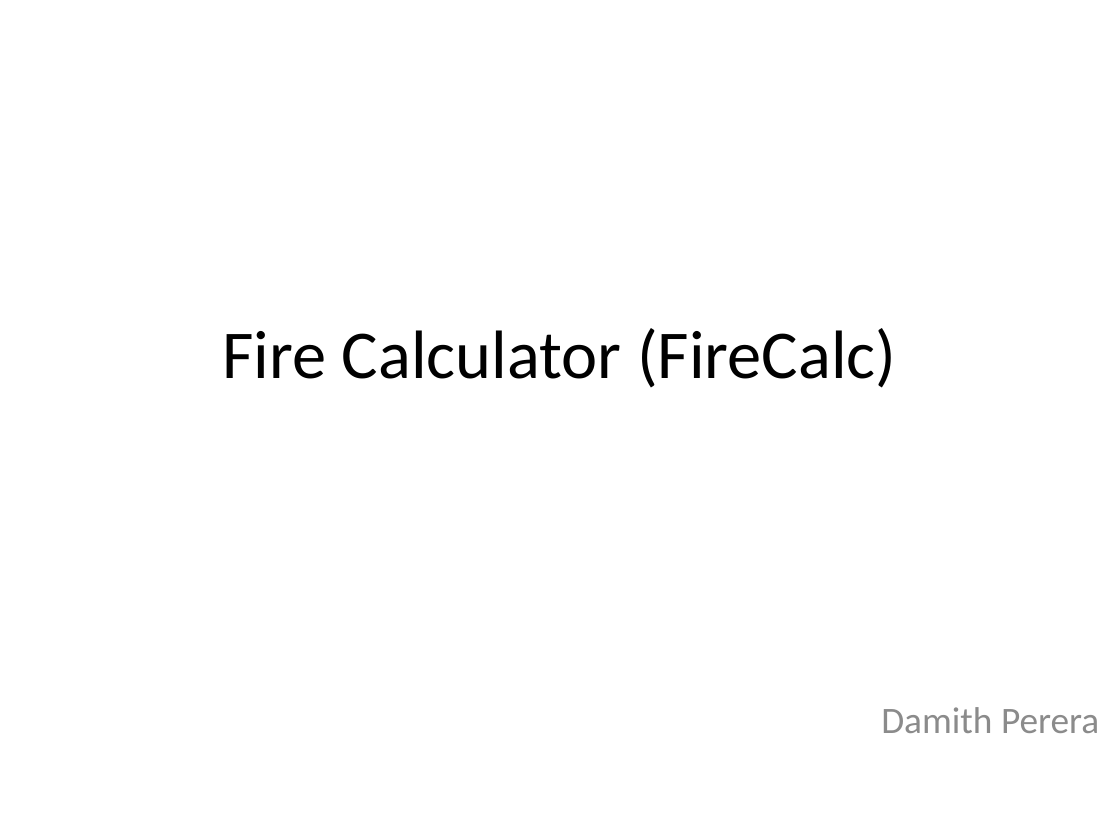
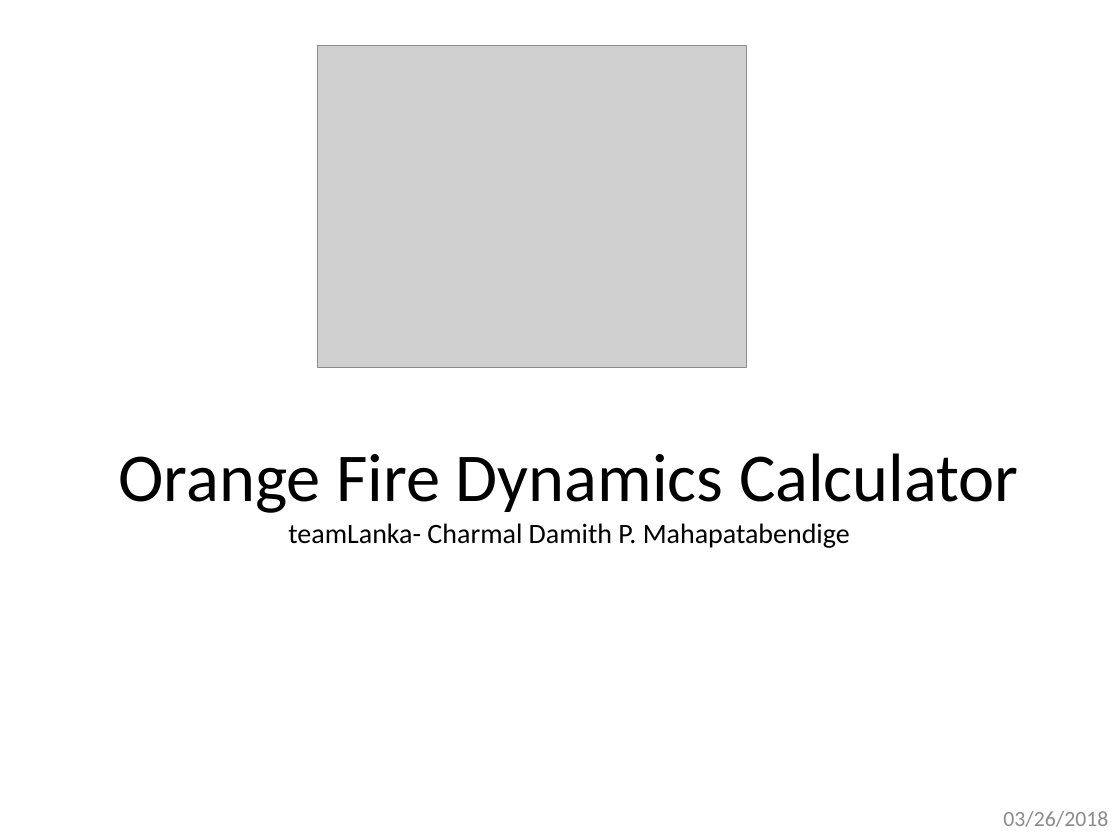
Before and after one commit to mcdperera/Firecalc, a slide deck: slide 1 of docs/presentation.pptx. Drawn at 1120x840 pixels with LibreOffice and Linux fonts; fonts in the diff are those of the drawing; grey boxes stand for pictures. Boxes give left, top, right and bottom in pixels: in the first picture for what was removed or moved away, otherwise in the second. Text is boxed around its words. In the diff, an @@ line names an element or a change of style, - is before the commit and + after.

```diff
--- a/docs/presentation.pptx
+++ b/docs/presentation.pptx
@@ picture added at <box>317,46,746,367</box> @@
@@ title at <box>119,453,1019,548</box>: text changed; size 44 to 18 pt @@
-Fire Calculator (FireCalc)
+Orange Fire Dynamics Calculator
+teamLanka- Charmal Damith P. Mahapatabendige
@@ subtitle at <box>1003,811,1108,827</box>: text changed; size 24 to 14 pt @@
-Damith Perera
+03/26/2018
```
Also in this commit, not shown: 2 other slides changed, 16 slides added, 2 other files.
